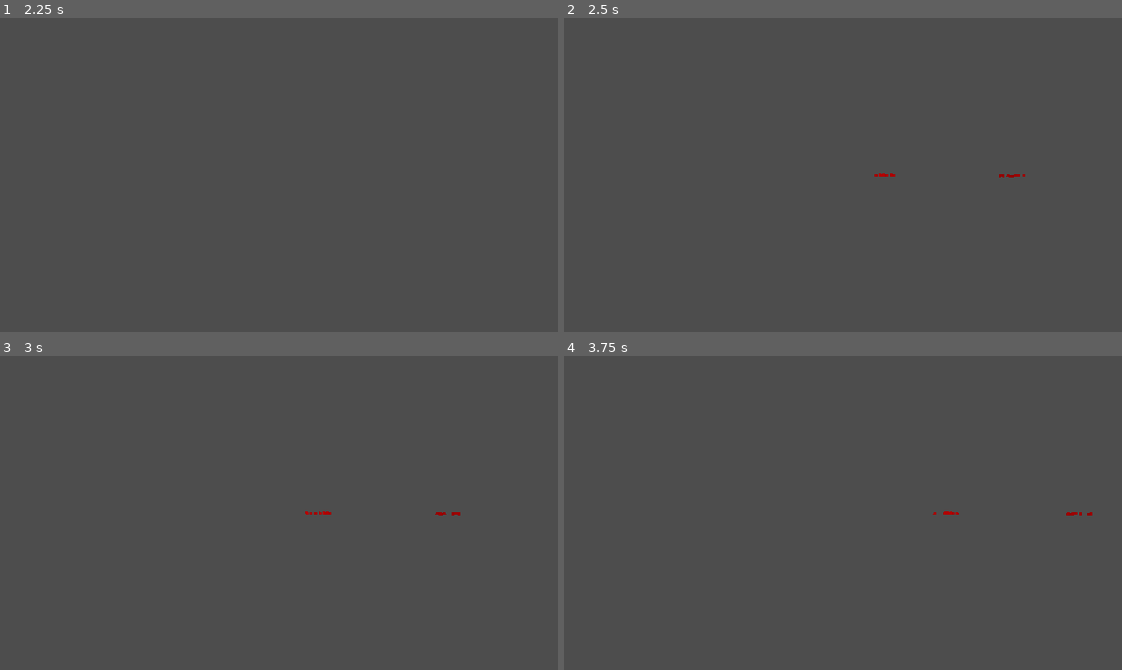
Above: before the commit, frames 1-4 (two rows, left to right).
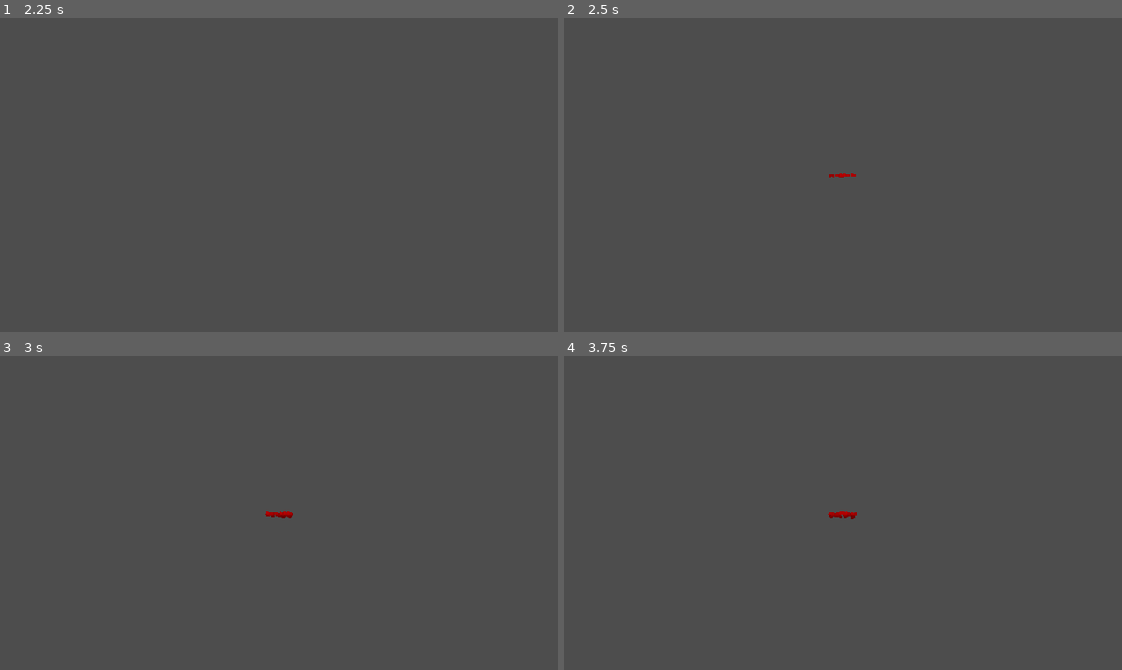
Above: after the commit, the same moments.

Repository: zzzcta/BloodRunner
Game: Godot game, scene res://Mapas/test.tscn
Same seed, same stepped clock (60 frames per second), same inputs: the game is played once before the commit and once after it. The project has no main scene, so this scene is started directly.
Inputs (mouse positions are in pixels of both pictures, inside the frame that each line leads up to):
- Up to frame 1 (2.25 s): tap Enter at 0.5, 2 s; move the mouse to (401, 159) at 0.52 s; hold D (move_right) 0.53-2.03 s; click (401, 159) at 0.6 s; tap Space (jump) at 0.77, 1.25, 1.52 s; move the mouse to (167, 190) at 1.27 s; right-click (167, 190) at 1.35 s; move the mouse to (334, 105) at 2.02 s; hold A (move_left) from 2.03 s (still down); tap Q (transform) at 2.1 s
- Up to frame 2 (2.5 s): keep holding A (move_left)
- Up to frame 3 (3 s): move the mouse to (251, 575) at 2.77 s; release A (move_left) at 2.78 s; hold D (move_right) from 2.78 s (still down); click (251, 575) at 2.85 s
- Up to frame 4 (3.75 s): keep holding D (move_right); tap Space (jump) at 3.02 s; move the mouse to (1010, 560) at 3.52 s; right-click (1010, 560) at 3.6 s

Frame 1 is identical in both runs. In frame 2, 0.1% of the frame differs, in the area x 47-83%, y 49-51%; in frame 3, 0.1%; in frame 4, 0.2%, in the area x 47-95%, y 49-52%.
Error before the commit: Invalid assignment of property or key 'is_base_attacking' with value of type 'bool' on a base object of type 'CharacterBody2D (Player)'. (res://_Scripts/player…
Error after the commit: Trying to assign value of type 'Nil' to a variable of type 'float'. (res://_Scripts/player/move_state.gd:15)

Commit message:
Update move_state.gd

Diff:
--- a/_Scripts/player/move_state.gd
+++ b/_Scripts/player/move_state.gd
@@ -7,25 +7,21 @@
 
 	actor.play_animation("Move")
 
-
 func update(_delta: float):
 	pass
 
-
 func physics_update(delta: float) -> void:
 
-	var move_input_direction: float = Input.get_axis("move_left", "move_right")
+	var move_direction: float = actor.move()
 
-	if move_input_direction != 0:
-		actor.velocity.x = move_input_direction * actor.speed
-		actor.flip_sprite(move_input_direction < 0)
+	 # Si estamos casi detenidos, transicionamos a idle
+	if move_direction == 0 and abs(actor.velocity.x) < 10:
+		transition_to("idle")
 
-	else:
-		transition_to("idle")
 
 	actor.apply_gravity(delta)
 
-	actor.move()
+	actor.move_and_slide()
 
 func handle_input(_event: InputEvent) -> void:
 
